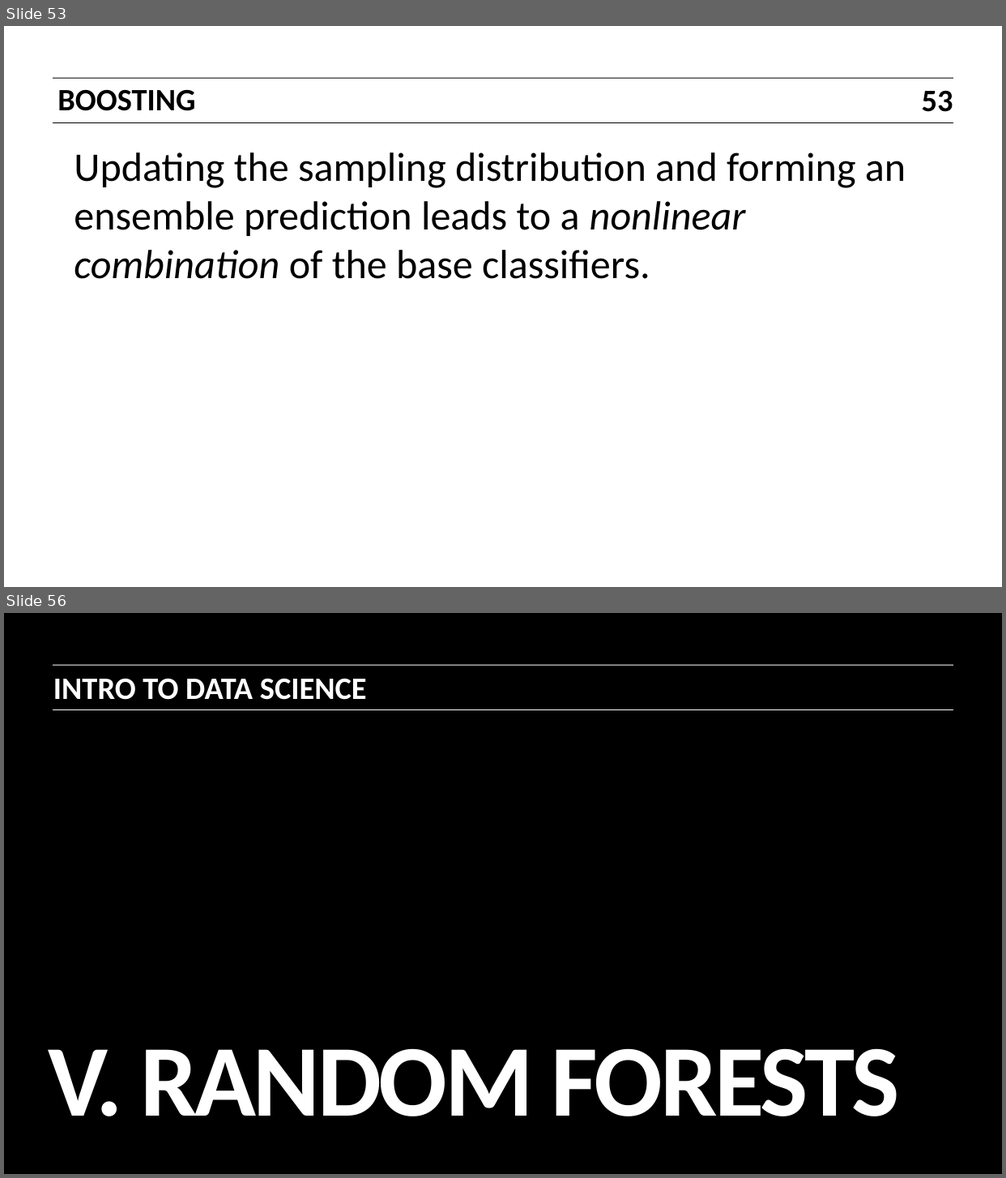
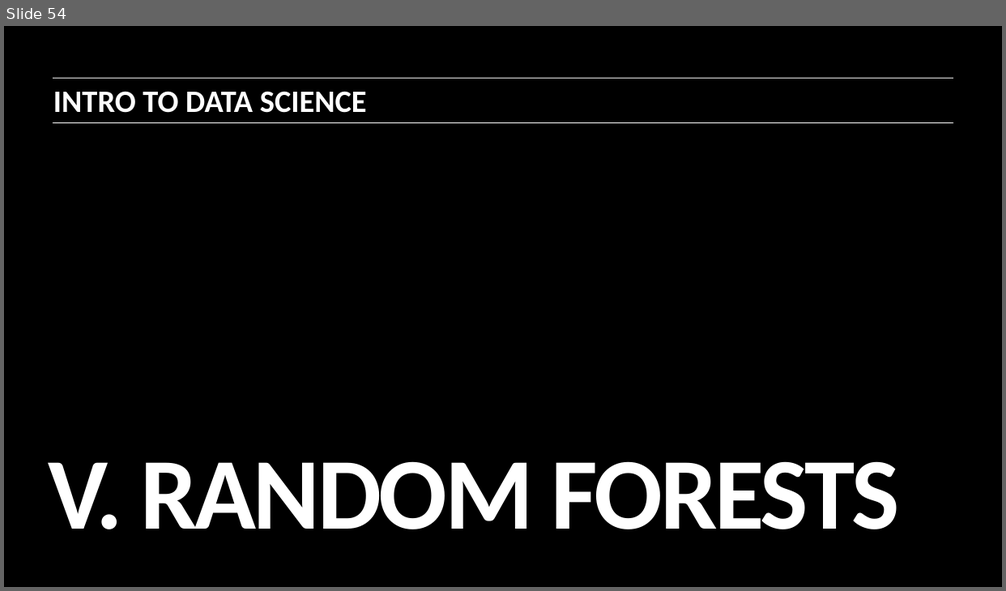
Before and after one commit to ajschumacher/gadsdc, a slide deck: 16-ensemble/slides.pptx. Shown one above the other, each under a label of ours: slides 53 and 56 before the commit, slide 54 after it; the slides between them are not shown. The pictures are 1006x1178 and 1006x591 pixels, drawn with LibreOffice and Linux fonts; fonts in the diff are those of the drawing. Boxes give left, top, right and bottom in pixels: in the first picture for what was removed or moved away, otherwise in the second. Text is boxed around its words. In the diff, an @@ line names an element or a change of style, - is before the commit and + after.

Commit message:
ensemble slides pretty good

```diff
--- a/16-ensemble/slides.pptx
+++ b/16-ensemble/slides.pptx
@@ slide 53 removed at box(4, 26, 1002, 587), background #FFFFFF @@
@@ line removed from (53, 78) to (953, 78) @@
@@ text removed at box(57, 89, 195, 111) @@
-BOOSTING
@@ page number removed at box(922, 90, 953, 112) @@
-53
@@ line removed from (53, 122) to (953, 122) @@
@@ text removed at box(74, 152, 906, 279) @@
-Updating the sampling distribution and forming an ensemble prediction leads to a nonlinear combination of the base classifiers.
@@ what was slide 56 is now slide 54 @@
```
Also in this commit, not shown: 3 slides changed, 2 slides added, 5 other slides removed, 1 other file.
